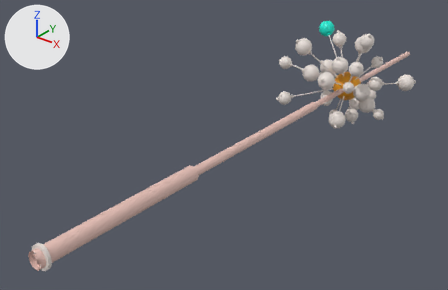
One commit to the glTF model src/assets/branch.011.glb: the scene before it, then after it.
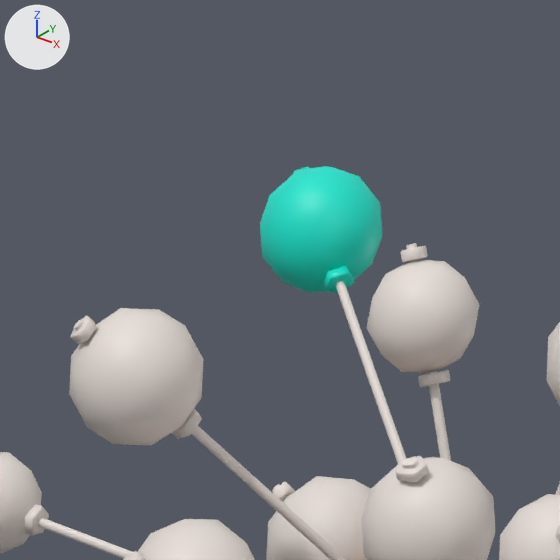
There are two pictures of each version: one whole from a 50 mm camera at (0.382, -0.05, 0.307) aimed at (-0.053, 0.494, -0.03), one close up on the part from 64% to 80% of the width and 0% to 24% of the height. Lighting does not change. The marker at upper left points along +X, +Y and +Z. Vertices at the same position are counted once.

Script lines for the objects in view, before the commit:
```python
me_met_59_3d_model_17351 = bpy.data.meshes.new('MET-59_3D-Model.17351')
me_met_59_3d_model_17351.from_pydata(...)  # 2296 vertices, 4256 faces; spans x -0.123..0.075, y 0.636..0.772, z -0.068..0.088
# faces by material slot: [80, 4176]
me_met_59_3d_model_17351.materials.append(mat_03_seed_c)  # cyan #04e7cf
me_met_59_3d_model_17351.materials.append(mat_plain)  # white #e7ded8
me_met_59_3d_model_17661 = bpy.data.meshes.new('MET-59_3D-Model.17661')
me_met_59_3d_model_17661.from_pydata(...)  # 1134 vertices, 2160 faces; spans x -0.12..0.075, y 0.638..0.774, z -0.066..0.087
# faces by material slot: [80, 2080]
me_met_59_3d_model_17661.materials.append(mat_03_seed_c)  # cyan #04e7cf
me_met_59_3d_model_17661.materials.append(mat_plain)  # white #e7ded8
ob_glass_01 = bpy.data.objects.new('Glass.01', me_met_59_3d_model_17661)
ob_glass_01.location = (0.0, 0.0, 0.0)
ob_met_59_3d_model_17350 = bpy.data.objects.new('MET-59_3D-Model.17350', me_met_59_3d_model_17351)
ob_met_59_3d_model_17350.location = (0.0, 0.0, 0.0)
```
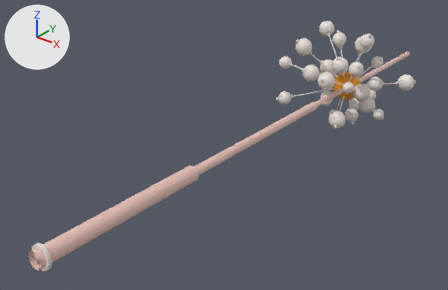
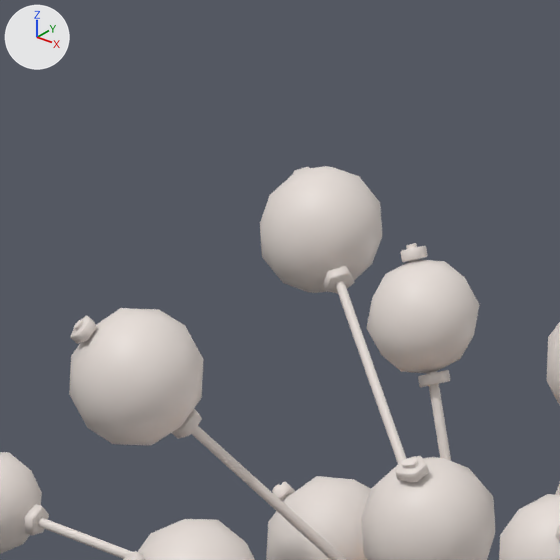
Where the change shows, as pixel boxes (x1, y1, x2, y2) in the close-ups (560 x 560 px):
part 1 of me_met_59_3d_model_17661, recoloured (cyan to white): (260, 166, 382, 293) in both
part 2 of me_met_59_3d_model_17351, recoloured (cyan to white): (293, 167, 355, 293) in both

What the commit changed:
me_met_59_3d_model_17661 has 1134 vertices, 2160 faces and spans x -0.12..0.075, y 0.638..0.774, z -0.066..0.087.
me_met_59_3d_model_17661 is used by ob_glass_01; location (0.0, 0.0, 0.0).
me_met_59_3d_model_17661 part 1: all 80 faces that had it switch from mat_03_seed_c (cyan #04e7cf) to mat_plain (white #e7ded8).
me_met_59_3d_model_17351 has 2296 vertices, 4256 faces and spans x -0.123..0.075, y 0.636..0.772, z -0.068..0.088.
me_met_59_3d_model_17351 is used by ob_met_59_3d_model_17350.
me_met_59_3d_model_17351 part 2: all 80 faces that had it switch from mat_03_seed_c (cyan #04e7cf) to mat_plain (white #e7ded8).
